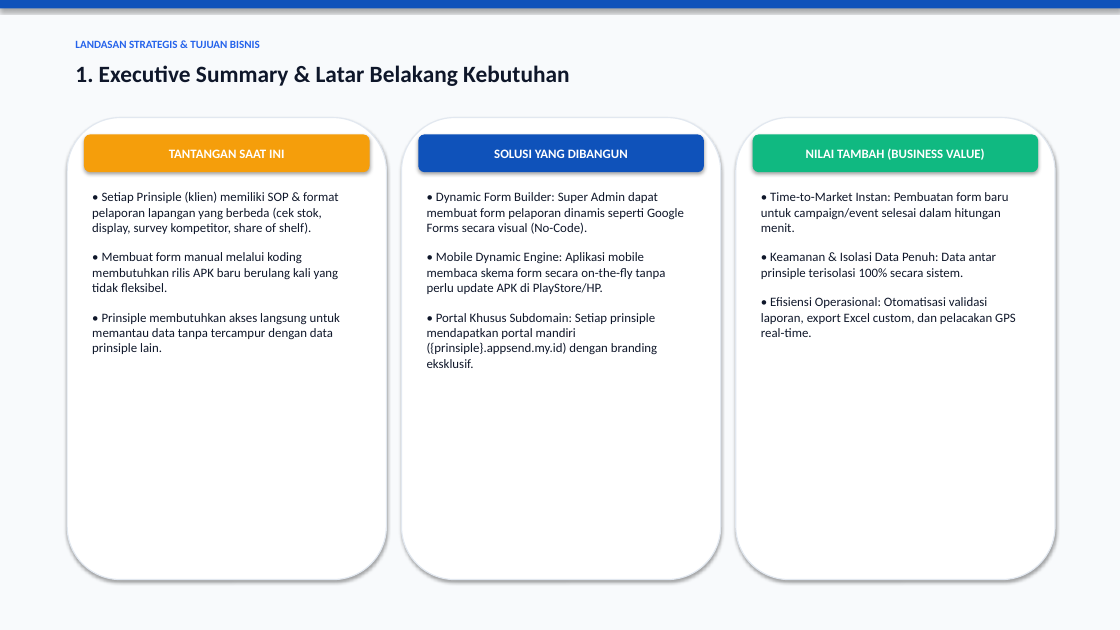
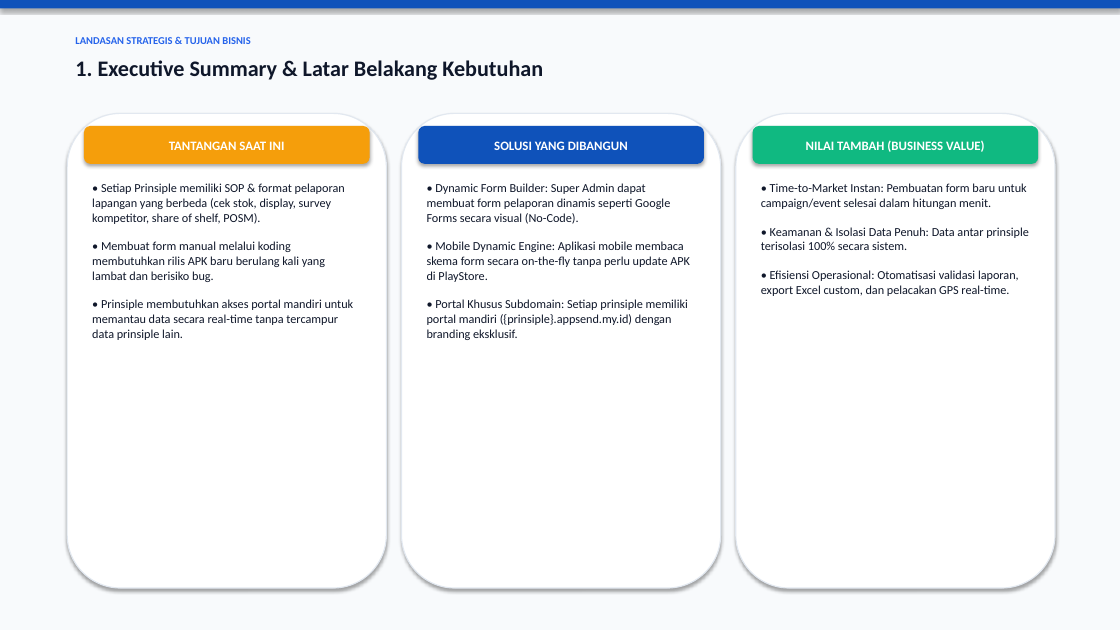
Before and after one commit to digitalgalery-dgsoft/attendaceesa, a slide deck: slide 2 of Plan_Reporting_Custom_Prinsiple_ESA.pptx. Drawn at 1120x630 pixels with LibreOffice and Linux fonts; fonts in the diff are those of the drawing. Boxes give left, top, right and bottom in pixels: in the first picture for what was removed or moved away, otherwise in the second. Text is boxed around its words. In the diff, an @@ line names an element or a change of style, - is before the commit and + after.

Commit message:
docs: Tambahkan studi kasus 3 prinsiple (Dulux, Fonterra, Mamasuka) ke presentasi PPTX

```diff
--- a/Plan_Reporting_Custom_Prinsiple_ESA.pptx
+++ b/Plan_Reporting_Custom_Prinsiple_ESA.pptx
@@ text "LANDASAN STRATEGIS & TUJUAN BISNIS" at (x1=75, y1=37, x2=250, y2=44): size 9.5 to 9 pt @@
@@ text "1. Executive Summary & Latar ..." at (x1=75, y1=60, x2=543, y2=80): size 20 to 19 pt @@
@@ rounded rectangle resized from (x1=67, y1=118, x2=386, y2=580) to (x1=67, y1=113, x2=386, y2=588) @@
@@ rounded rectangle resized from (x1=402, y1=118, x2=721, y2=580) to (x1=402, y1=113, x2=721, y2=588) @@
@@ rounded rectangle resized from (x1=736, y1=118, x2=1055, y2=580) to (x1=736, y1=113, x2=1055, y2=588) @@
@@ 3 rounded rectangles moved together from (x1=84, y1=134, x2=1038, y2=172) to (x1=84, y1=126, x2=1038, y2=164) @@
@@ text "• Dynamic Form Builder: Super ..." moved from (x1=427, y1=192, x2=684, y2=368) to (x1=427, y1=183, x2=690, y2=340) @@
@@ text "• Time-to-Market Instan: Pembuatan form ..." moved from (x1=761, y1=192, x2=1016, y2=337) to (x1=761, y1=183, x2=1029, y2=296) @@
@@ text "• Time-to-Market Instan: Pembuatan form ..." at (x1=761, y1=183, x2=1029, y2=296): size 11 to 10.5 pt @@
@@ text at (x1=92, y1=183, x2=354, y2=340): text changed; size 11 to 10.5 pt @@
-• Setiap Prinsiple (klien) memiliki SOP & format pelaporan lapangan yang berbeda (cek stok, display, survey kompetitor, share of shelf).
-• Membuat form manual melalui koding membutuhkan rilis APK baru berulang kali yang tidak fleksibel.
-• Prinsiple membutuhkan akses langsung untuk memantau data tanpa tercampur dengan data prinsiple lain.
+• Setiap Prinsiple memiliki SOP & format pelaporan lapangan yang berbeda (cek stok, display, survey kompetitor, share of shelf, POSM).
+• Membuat form manual melalui koding membutuhkan rilis APK baru berulang kali yang lambat dan berisiko bug.
+• Prinsiple membutuhkan akses portal mandiri untuk memantau data secara real-time tanpa tercampur data prinsiple lain.
@@ text at (x1=427, y1=183, x2=670, y2=224): size 11 to 10.5 pt in "• Dynamic Form Builder: Super Admin dapat ..." @@
@@ text at (x1=427, y1=241, x2=690, y2=340): text changed; size 11 to 10.5 pt @@
-• Mobile Dynamic Engine: Aplikasi mobile membaca skema form secara on-the-fly tanpa perlu update APK di PlayStore/HP.
-• Portal Khusus Subdomain: Setiap prinsiple mendapatkan portal mandiri ({prinsiple}.appsend.my.id) dengan branding eksklusif.
+• Mobile Dynamic Engine: Aplikasi mobile membaca skema form secara on-the-fly tanpa perlu update APK di PlayStore.
+• Portal Khusus Subdomain: Setiap prinsiple memiliki portal mandiri ({prinsiple}.appsend.my.id) dengan branding eksklusif.
```
Also in this commit, not shown: 10 other slides changed, 2 slides added, 2 other files.
